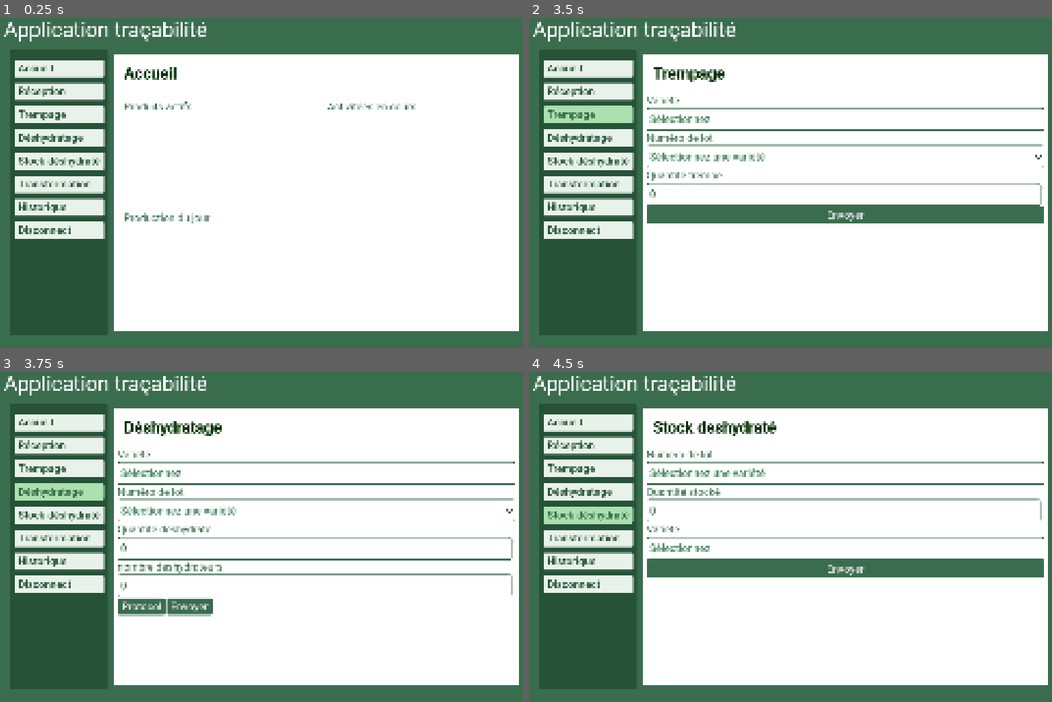
Above: before the commit, frames 1-4 (two rows, left to right).
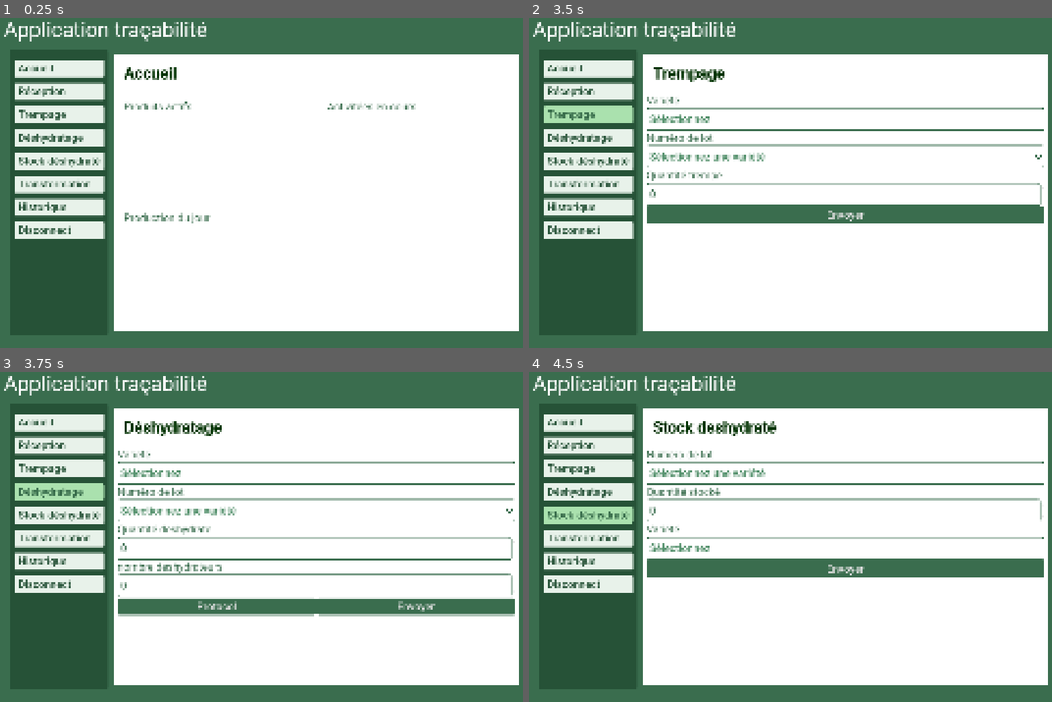
Above: after the commit, the same moments.

Repository: Animo105/tout-cru-dans-le-bec
Game: Godot game, scene res://main_app/main.tscn
Same seed, same stepped clock (60 frames per second), same inputs: the game is played once before the commit and once after it. This scene is started directly instead of the project's main scene.
Inputs (mouse positions are in pixels of both pictures, inside the frame that each line leads up to):
- Up to frame 1 (0.25 s): no input
- Up to frame 2 (3.5 s): click "Accueil" at 0.5 s; click "Réception" at 1.25 s; click (842, 156) at 2.02 s; type "12" at 2.1 s; click (842, 192) at 2.25 s; type "12" at 2.33 s; click "Trempage" at 2.75 s
- Up to frame 3 (3.75 s): click "Déshydratage" at 3.5 s
- Up to frame 4 (4.5 s): click "Stock déshydraté" at 4.25 s

Frames 1-2 are identical in both runs. In frame 3, 3.3% of the frame differs, in the area x 23-99%, y 68-75%; in frame 4, nothing differs.

Commit message:
petite modif de déshydratage

Diff:
--- a/scenes/Deshydratage.tscn
+++ b/scenes/Deshydratage.tscn
@@ -89,11 +89,13 @@
 
 [node name="Protocol" type="Button" parent="VBoxContainer/DeshydratageInfos/HBoxContainer" unique_id=1308658038]
 layout_mode = 2
+size_flags_horizontal = 3
 text = "Protocol"
 
 [node name="Envoyer" type="Button" parent="VBoxContainer/DeshydratageInfos/HBoxContainer" unique_id=785078132]
 unique_name_in_owner = true
 layout_mode = 2
+size_flags_horizontal = 3
 text = "Envoyer"
 
 [connection signal="pressed" from="VBoxContainer/Protocol/Return" to="." method="_on_return_pressed"]
